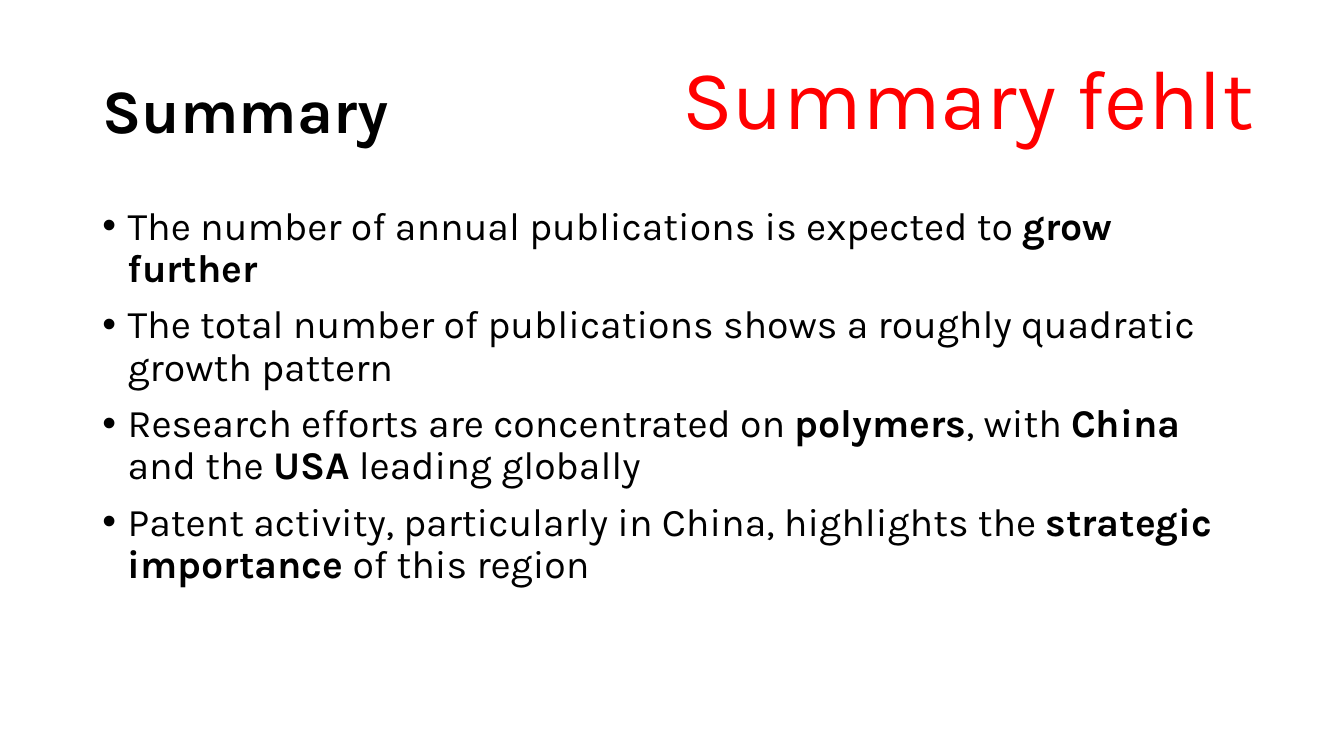
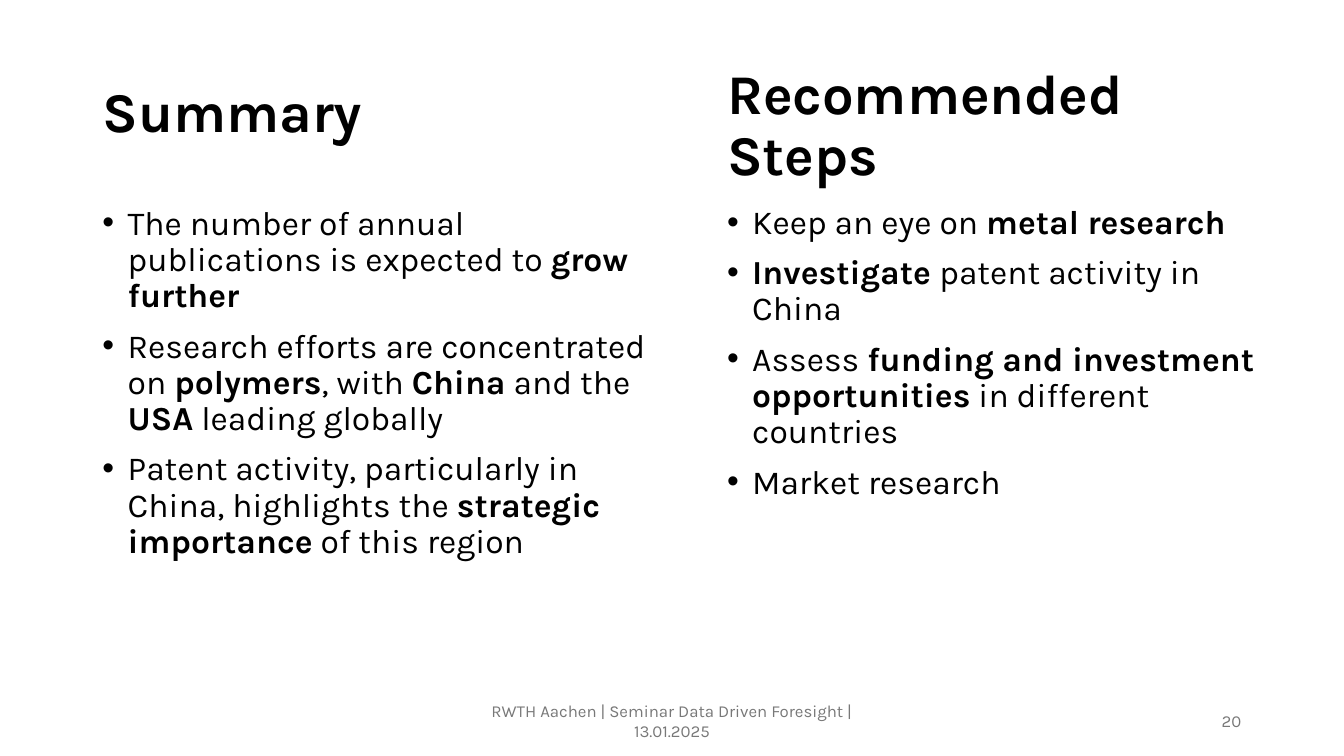
Before and after one commit to GMPuntigam/DataDrivenForesight, a slide deck: slide 20 of presentation/DataDrivenForesight.pptx. Drawn at 1344x756 pixels with LibreOffice and Linux fonts; fonts in the diff are those of the drawing. Boxes give left, top, right and bottom in pixels: in the first picture for what was removed or moved away, otherwise in the second. Text is boxed around its words. In the diff, an @@ line names an element or a change of style, - is before the commit and + after.

```diff
--- a/presentation/DataDrivenForesight.pptx
+++ b/presentation/DataDrivenForesight.pptx
@@ title "Summary" at (x1=102, y1=95, x2=362, y2=146): size 44 to 40 pt @@
@@ text removed at (x1=682, y1=71, x2=1254, y2=149) @@
-Summary fehlt
@@ text added at (x1=727, y1=75, x2=1123, y2=188), 40 pt, text #000000, bold @@
+Recommended Steps
@@ text "The number of annual publications ..." at (x1=128, y1=212, x2=645, y2=562): size 28 to 24 pt @@
@@ text added at (x1=752, y1=211, x2=1254, y2=495), 24 pt, text #000000 @@
+• Keep an eye on metal research
+• Investigate patent activity in China
+• Assess funding and investment opportunities in different countries
+• Market research
@@ text at (x1=128, y1=311, x2=1195, y2=391): paragraph removed @@
-• The total number of publications shows a roughly quadratic growth pattern
@@ text added at (x1=491, y1=705, x2=843, y2=737), 12 pt, text #797979 @@
+RWTH Aachen | Seminar Data Driven Foresight | 13.01.2025
@@ page number added at (x1=1222, y1=716, x2=1242, y2=727), 12 pt, text #797979 @@
+20
```
Also in this commit, not shown: 17 other slides changed, 3 slides added, 2 slides removed, 1 other file.
